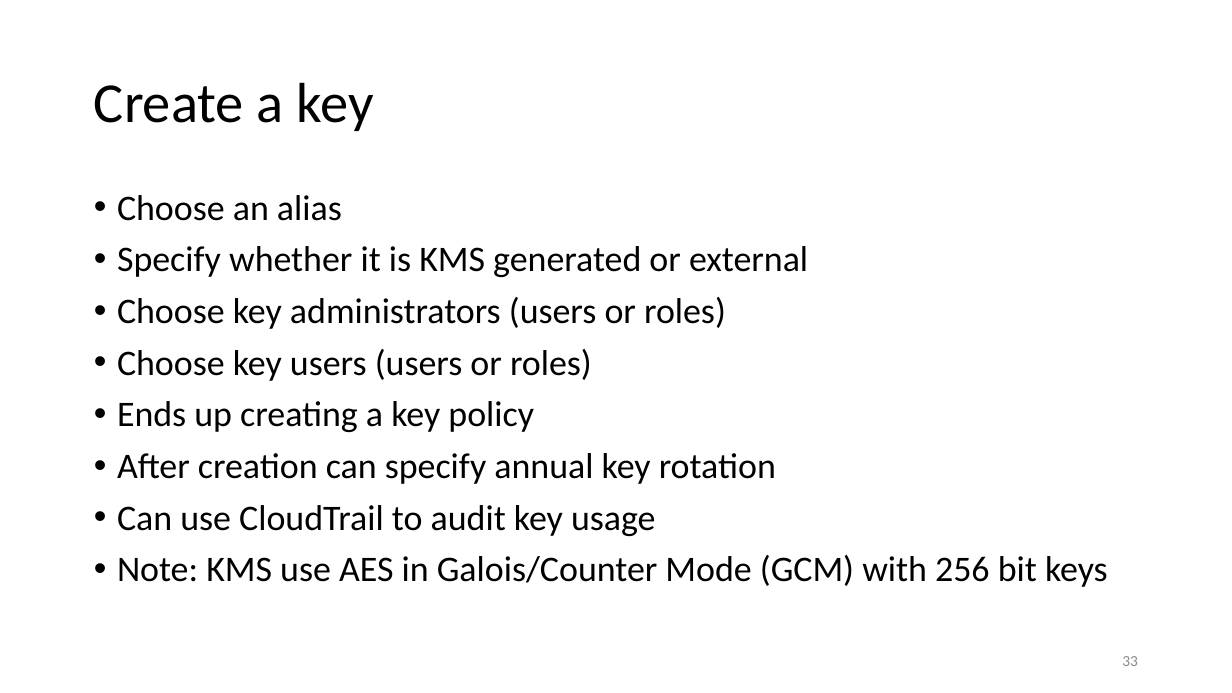
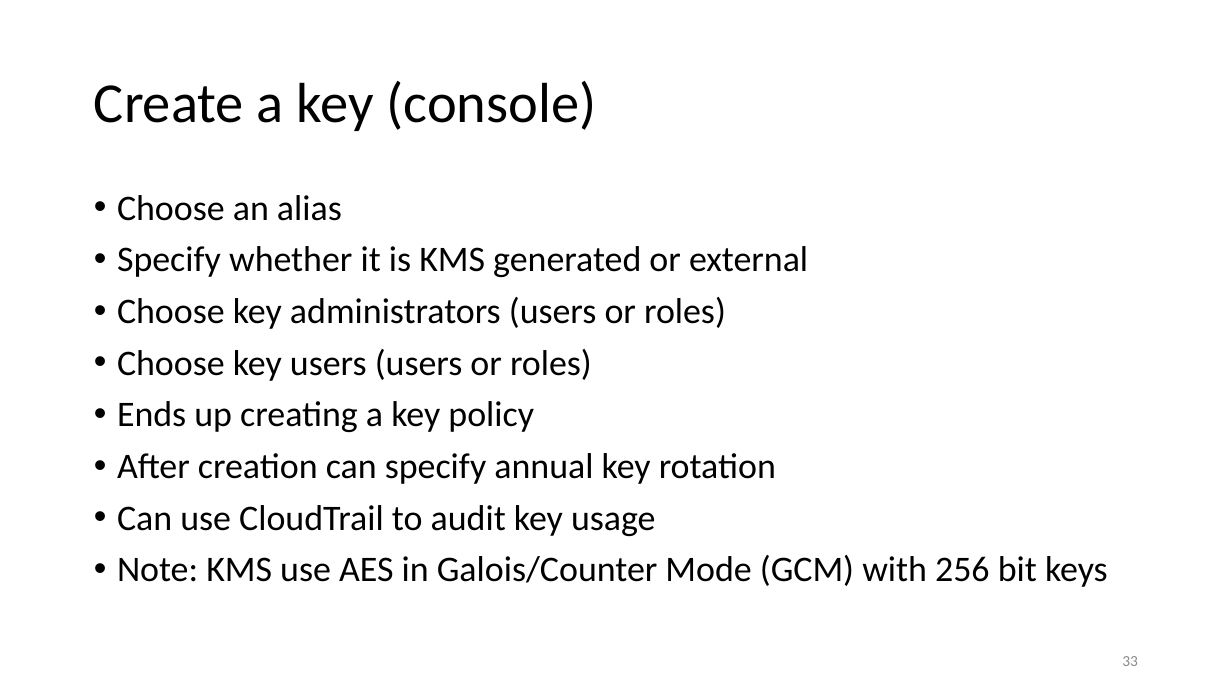
Before and after one commit to uwacsp/cits5503, a slide deck: slide 33 of Lectures/CITS5503LectureIAM.pptx. Drawn at 1232x693 pixels with LibreOffice and Linux fonts; fonts in the diff are those of the drawing. Boxes give left, top, right and bottom in pixels: in the first picture for what was removed or moved away, otherwise in the second. Text is boxed around its words. In the diff, an @@ line names an element or a change of style, - is before the commit and + after.

```diff
--- a/Lectures/CITS5503LectureIAM.pptx
+++ b/Lectures/CITS5503LectureIAM.pptx
@@ title at (x1=94, y1=81, x2=596, y2=131): text changed @@
-Create a key
+Create a key (console)
```
Also in this commit, not shown: 4 other files.
